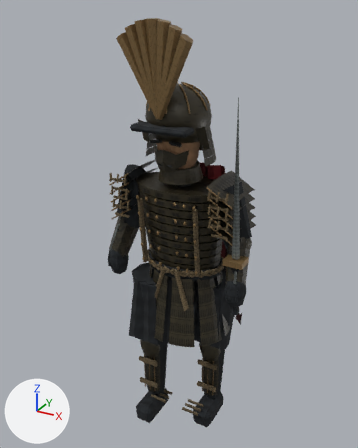
One commit to the glTF model public/models/ieyasu.glb: the scene before it, then after it.
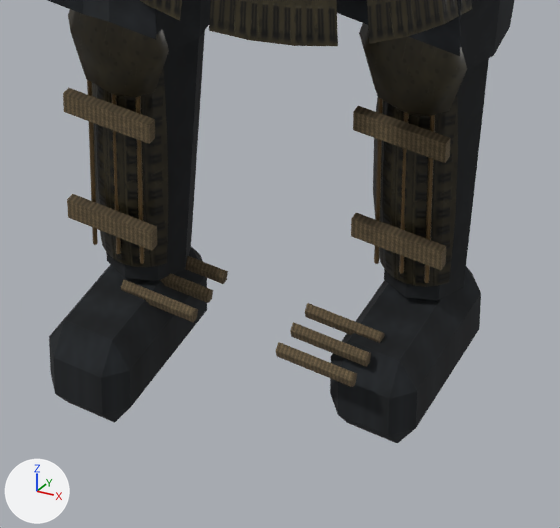
Each version is shown whole from a 50 mm camera at (1.236, -2.334, 2.548) aimed at (-0.108, 0.111, 1.325), then close up on the part from 35% to 67% of the width and 75% to 99% of the height. The lights are fixed; the arrows at lower left show +X, +Y and +Z. The first two pictures are the older version. Vertices at exactly the same position are counted once.

The first close-up shows 'ieyasu_runtime'.
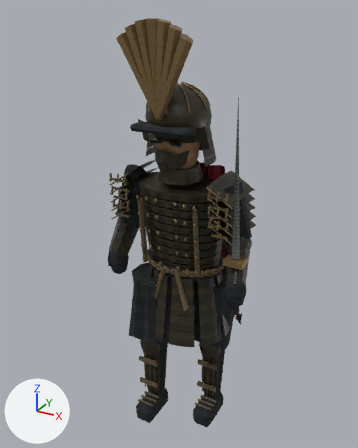
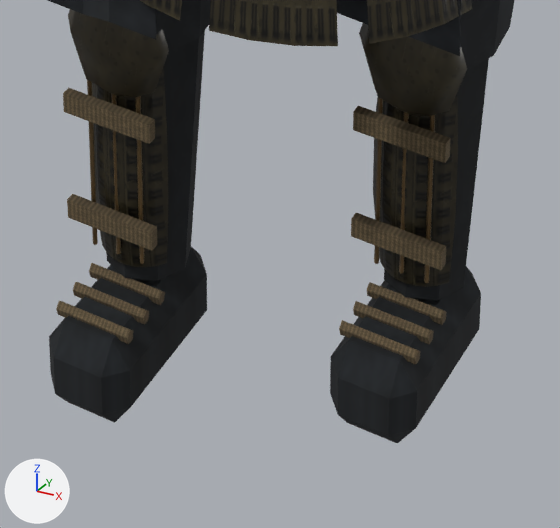
Scene script edits in JSON lines:
```json
{"block": "me_cone_517", "where": "me_cone_517.from_pydata(...)  # 5154 vertices, 8520 faces; spans x -0.54..0.45, y -0.36..0.58, z 0.01..2.5"}
{"block": "me_cone_517", "where": "# used by ob_ieyasu_runtime; location = (0.0, 0.0, 0.0)"}
{"block": "me_cone_517", "change": "me_cone_517 part 1: the loose piece of 10 vertices spanning x -0.17..-0.06, y -0.16..-0.15, z 0.15..0.17 is moved by (-0.06, -0.08, 0.0)"}
{"block": "me_cone_517", "change": "me_cone_517 part 2: the loose piece of 10 vertices spanning x -0.17..-0.06, y -0.12..-0.1, z 0.15..0.17 is moved by (-0.06, -0.08, 0.0)"}
{"block": "me_cone_517", "change": "me_cone_517 part 3: the loose piece of 10 vertices spanning x -0.17..-0.06, y -0.08..-0.06, z 0.15..0.17 is moved by (-0.06, -0.08, 0.0)"}
{"block": "me_cone_517", "change": "me_cone_517 part 4: the loose piece of 10 vertices spanning x 0.06..0.17, y -0.16..-0.15, z 0.15..0.17 is moved by (0.06, 0.08, 0.0)"}
{"block": "me_cone_517", "change": "me_cone_517 part 5: the loose piece of 10 vertices spanning x 0.06..0.17, y -0.12..-0.1, z 0.15..0.17 is moved by (0.06, 0.07, 0.0)"}
{"block": "me_cone_517", "change": "me_cone_517 part 6: the loose piece of 10 vertices spanning x 0.06..0.17, y -0.08..-0.06, z 0.15..0.17 is moved by (0.06, 0.08, 0.0)"}
{"block": "me_cone_517", "change": "me_cone_517 part 7: 66 kept faces spanning x -0.23..0.23, y -0.24..0.01, z 0.15..0.17 get new vertex colours; the middle colour goes from brown #89795c to brown #8d7c5f"}
```

Changed parts and their boxes [x1, y1, x2, y2] in the close-ups (560 x 528 px; the box of a moved part takes in the faces that stretch with it):
```json
{"part": 1, "of": "me_cone_517", "change": "moved or reshaped", "before": [121, 280, 198, 322], "after": [56, 301, 133, 344]}
{"part": 2, "of": "me_cone_517", "change": "moved or reshaped", "before": [160, 273, 213, 303], "after": [73, 282, 149, 324]}
{"part": 3, "of": "me_cone_517", "change": "moved or reshaped", "before": [184, 256, 228, 284], "after": [89, 263, 165, 305]}
{"part": 4, "of": "me_cone_517", "change": "moved or reshaped", "before": [276, 342, 357, 387], "after": [339, 320, 420, 364]}
{"part": 5, "of": "me_cone_517", "change": "moved or reshaped", "before": [290, 322, 371, 367], "after": [353, 301, 434, 344]}
{"part": 6, "of": "me_cone_517", "change": "moved or reshaped", "before": [305, 303, 385, 343], "after": [367, 282, 447, 325]}
{"part": 7, "of": "me_cone_517", "change": "recoloured", "before": [121, 256, 385, 387], "after": [56, 263, 447, 364]}
```
